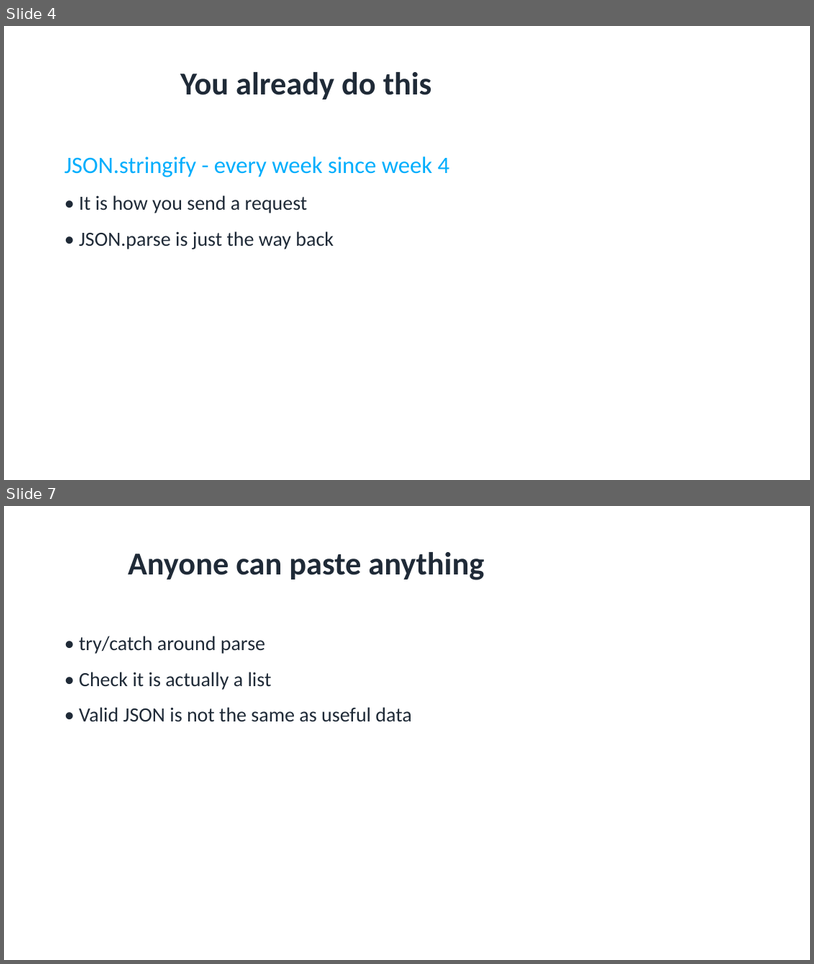
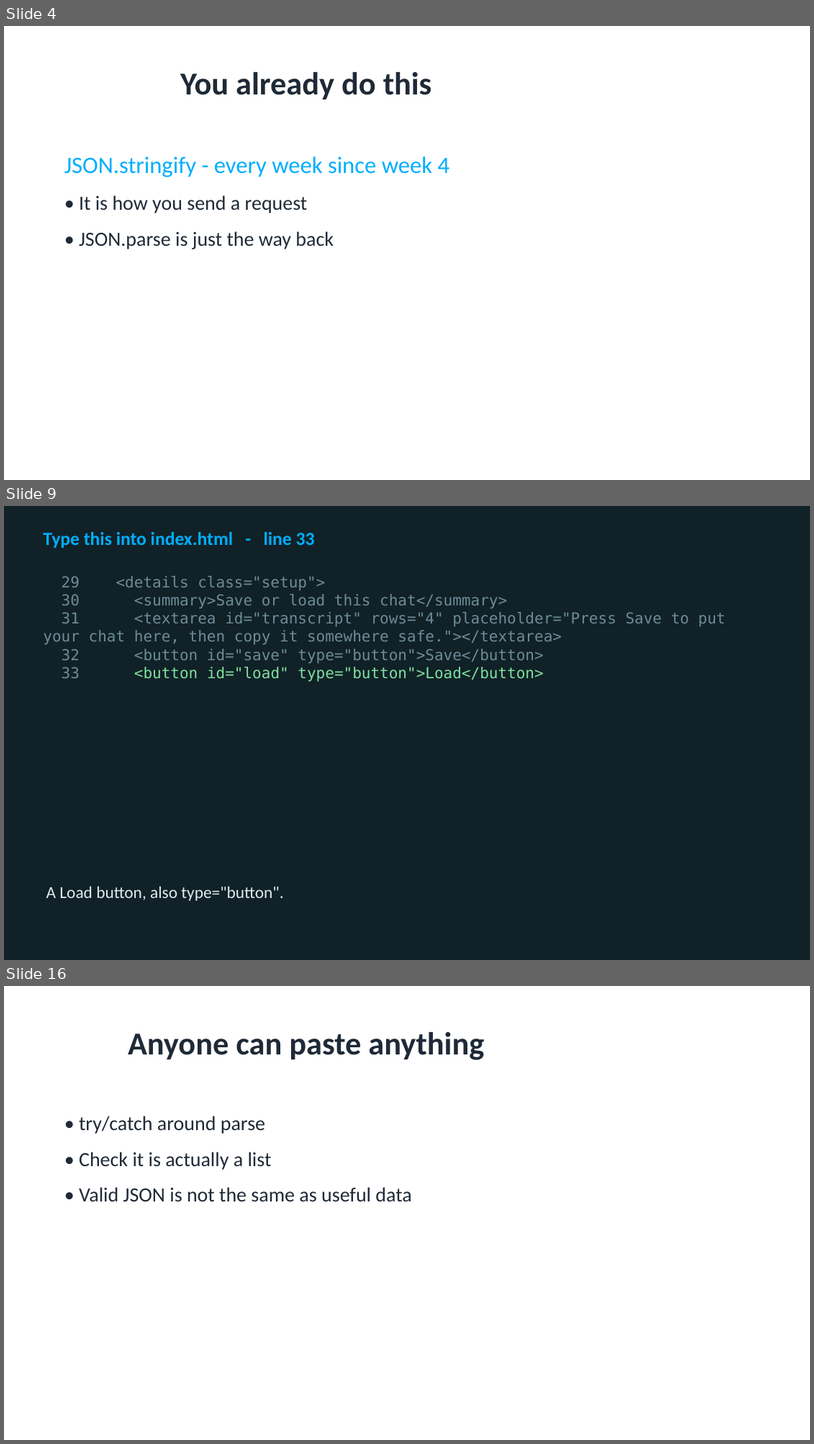
Before and after one commit to utgapps/utgapps.github.io, a slide deck: ai101/slides/week-12.pptx. Shown one above the other, each under a label of ours: slides 4 and 7 before the commit, slides 4, 9 and 16 after it; the slides between them are not shown. The pictures are 814x964 and 814x1444 pixels, drawn with LibreOffice and Linux fonts; fonts in the diff are those of the drawing. Boxes give left, top, right and bottom in pixels: in the first picture for what was removed or moved away, otherwise in the second. Text is boxed around its words. In the diff, an @@ line names an element or a change of style, - is before the commit and + after.

```diff
--- a/ai101/slides/week-12.pptx
+++ b/ai101/slides/week-12.pptx
@@ slide 9 added at <box>4,506,810,960</box>, background #102127 @@
@@ text added at <box>43,532,315,548</box>, 22 pt, text #01AEFD, bold @@
+Type this into index.html - line 33
@@ text added at <box>43,576,726,682</box>, 18 pt, text #6D8C97 @@
+29 <details class="setup">
+30 <summary>Save or load this chat</summary>
+31 <textarea id="transcript" rows="4" placeholder="Press Save to put your chat here, then copy it somewhere safe."></textarea>
+32 <button id="save" type="button">Save</button>
+33 <button id="load" type="button">Load</button>
@@ text added at <box>46,885,283,901</box>, 20 pt, text #DCECEF @@
+A Load button, also type="button".
@@ what was slide 7 is now slide 16 @@
```
Also in this commit, not shown: 4 slides changed, 52 other slides added, 1 slide removed, 32 other files.
